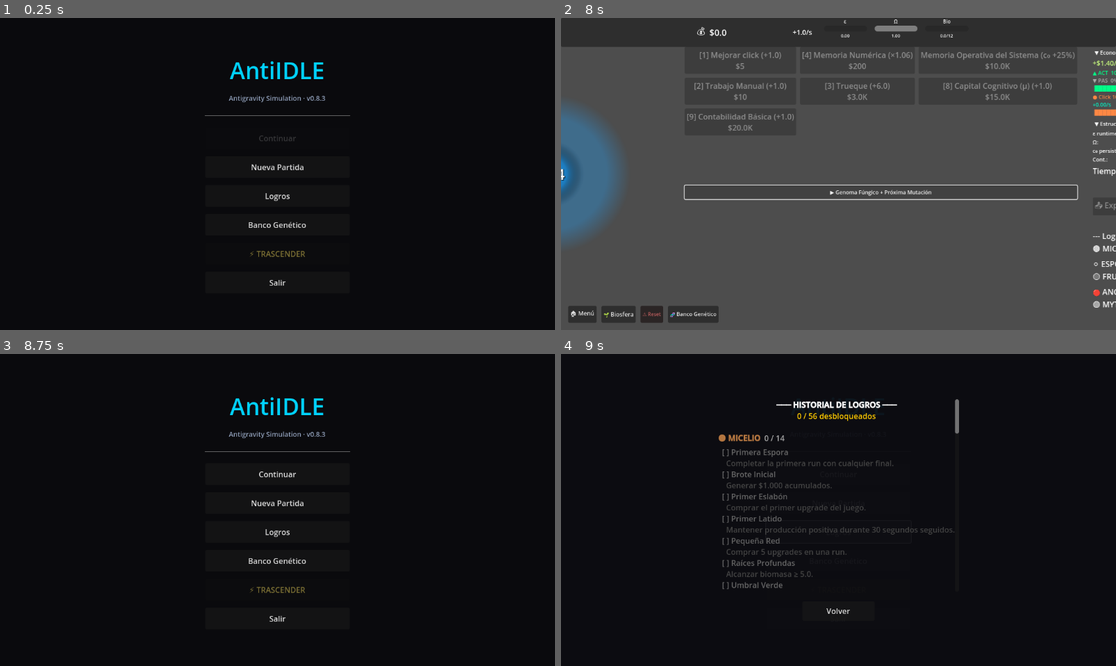
Above: before the commit, frames 1-4 (two rows, left to right).
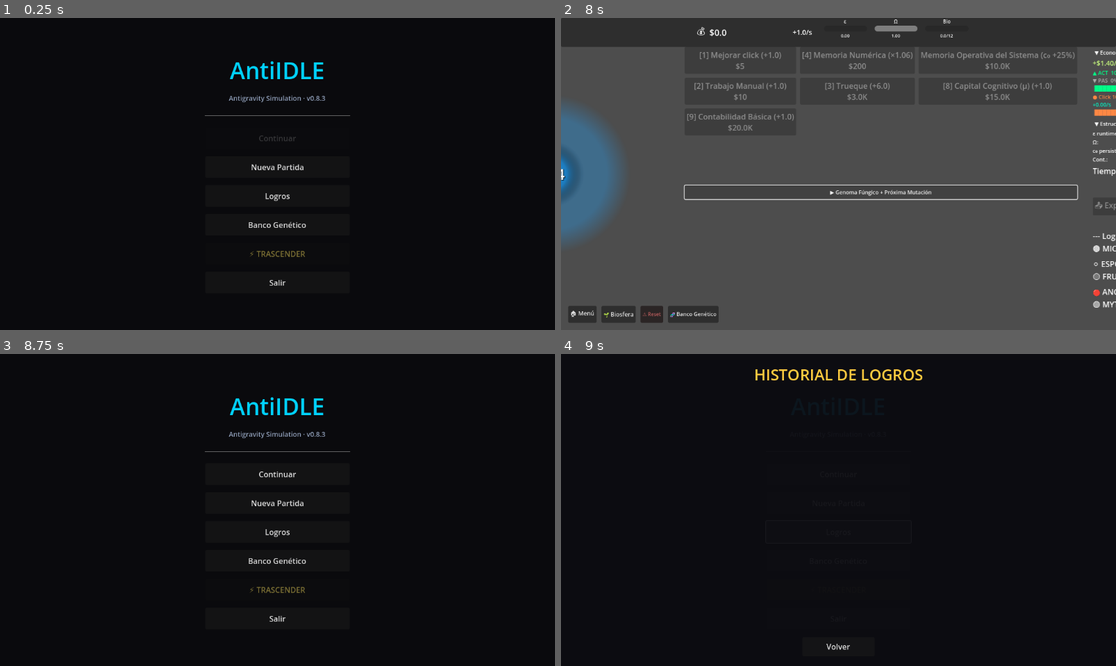
Above: after the commit, the same moments.

Repository: amurito/godot-idle-game
Game: Godot game, scene res://MainMenu.tscn
Same seed, same stepped clock (60 frames per second), same inputs: the game is played once before the commit and once after it.
Inputs:
- Up to frame 1 (0.25 s): no input
- Up to frame 2 (8 s): click "Nueva Partida" at 0.5 s; click "▶ Genoma Fúngico + Próxima Mu…" at 1.25 s; click "▼ Genoma Fúngico + Próxima Mu…" at 2 s; click "🏠 Menú" at 2.75 s; click "Continuar" at 3.5 s; click "🌱 Biosfera" at 4.25 s; click "🧬 Banco Genético" at 5 s; click "Cerrar banco" at 5.75 s; click "▶ Genoma Fúngico + Próxima Mu…" at 6.5 s; click "▼ Genoma Fúngico + Próxima Mu…" at 7.25 s
- Up to frame 3 (8.75 s): click "🏠 Menú" at 8 s
- Up to frame 4 (9 s): click "Logros" at 8.75 s

Frames 1-3 are identical in both runs. In frame 4, 2.8% of the frame differs, in the area x 28-72%, y 4-95%.

Commit message:
feat: panel de logros full-screen + 9 logros nuevos (v0.9.11)
- AchievementsPanel rediseñado a pantalla completa con ScrollContainer (como Banco Genético)
- MYTHIC tier ahora visible en el panel (faltaba en tier_order)
- Eliminado vacio_absoluto (trigger custom sin evaluador → permanentemente bloqueado)
- 9 logros nuevos: bioma_despierto, ruta_allostasis, cinco_legados, ruta_homeorhesis,
  omega_inviolable, ruta_ascesis, ruta_reencarnacion, metabolismo_oscuro_pico, legado_absoluto
- on_run_closed incluye reencarnacion_active en payload
- push_snapshot incluye hifas para threshold de bioma_despierto
- Hooks explícitos para polimorfia_total y domador_del_caos en on_run_closed
- _check_meta_achievements evalúa cinco_legados y legado_absoluto

Co-Authored-By: Claude Haiku 4.5 <noreply@anthropic.com>

Diff:
--- a/AchievementManager.gd
+++ b/AchievementManager.gd
@@ -242,6 +242,12 @@
 		"trigger": "sustained_between", "metric": "biomasa",
 		"min": 4.0, "max": 6.0, "duration": 90.0,
 	},
+	"bioma_despierto": {
+		"name": "Bioma Despierto",
+		"desc": "Las hifas emergen — alcanzar Hifas ≥ 0.5 por primera vez.",
+		"tier": Tier.ESPORA, "secret": false, "toast": "full",
+		"trigger": "threshold", "metric": "hifas", "target": 0.5,
+	},
 
 	# ═══════════════ FRUTO (14) ═══════════════
 
@@ -342,6 +348,19 @@
 		"trigger": "custom", "evaluator": "latido_cosmico",
 		"duration": 90.0,
 	},
+	"ruta_allostasis": {
+		"name": "Alostasis Estructural",
+		"desc": "Cerrar una run por la ruta de Allostasis.",
+		"tier": Tier.FRUTO, "secret": false, "toast": "full",
+		"trigger": "event", "event_name": "run_closed",
+		"conditions": [{"key": "route", "op": "==", "value": "ALLOSTASIS"}],
+	},
+	"cinco_legados": {
+		"name": "Cinco Legados",
+		"desc": "Tener 5 o más mejoras del Banco Genético desbloqueadas.",
+		"tier": Tier.FRUTO, "secret": false, "toast": "full",
+		"trigger": "custom", "evaluator": "cinco_legados",
+	},
 
 	# ═══════════════ ANCESTRAL (8, todos secretos) ═══════════════
 
@@ -381,11 +400,31 @@
 		"tier": Tier.MYTHIC, "secret": true, "toast": "legendary",
 		"trigger": "custom", "evaluator": "domador_del_caos",
 	},
-	"vacio_absoluto": {
-		"name": "Vacío Absoluto",
-		"desc": "Mantener la renuncia durante 5 minutos perfectos en VACÍO HAMBRIENTO.",
+	"ruta_ascesis": {
+		"name": "Ascesis Profunda",
+		"desc": "Cerrar VACÍO HAMBRIENTO por renuncia absoluta (ASCESIS PROFUNDA).",
 		"tier": Tier.MYTHIC, "secret": true, "toast": "legendary",
-		"trigger": "custom",
+		"trigger": "event", "event_name": "run_closed",
+		"conditions": [{"key": "route", "op": "==", "value": "ASCESIS_PROFUNDA"}],
+	},
+	"ruta_reencarnacion": {
+		"name": "Reencarnación Consumada",
+		"desc": "Cerrar una run con la mutación Reencarnación Heredada activa.",
+		"tier": Tier.MYTHIC, "secret": true, "toast": "legendary",
+		"trigger": "event", "event_name": "run_closed",
+		"conditions": [{"key": "reencarnacion_active", "op": "==", "value": true}],
+	},
+	"metabolismo_oscuro_pico": {
+		"name": "Pico Metabólico Oscuro",
+		"desc": "Alcanzar Δ$ ≥ 500.000/s con Metabolismo Oscuro activo durante 30 segundos.",
+		"tier": Tier.MYTHIC, "secret": true, "toast": "legendary",
+		"trigger": "custom", "evaluator": "metabolismo_oscuro_pico", "duration": 30.0,
+	},
+	"legado_absoluto": {
+		"name": "Legado Absoluto",
+		"desc": "Desbloquear todas las mejoras del Banco Genético.",
+		"tier": Tier.MYTHIC, "secret": true, "toast": "legendary",
+		"trigger": "custom", "evaluator": "legado_absoluto",
 	},
 	"tres_vidas_camino": {
 		"name": "Tres Vidas, Un Camino",
@@ -405,6 +444,19 @@
 		"desc": "Biomasa > 10, κμ > 1.6 y ε < 0.15 simultáneamente.",
 		"tier": Tier.ANCESTRAL, "secret": true, "toast": "legendary",
 		"trigger": "custom", "evaluator": "organismo_total",
+	},
+	"ruta_homeorhesis": {
+		"name": "Homeorhesis",
+		"desc": "Cerrar una run por la ruta de Homeorhesis — evolución irreversible.",
+		"tier": Tier.ANCESTRAL, "secret": true, "toast": "legendary",
+		"trigger": "event", "event_name": "run_closed",
+		"conditions": [{"key": "route", "op": "==", "value": "HOMEORHESIS"}],
+	},
+	"omega_inviolable": {
+		"name": "Omega Inviolable",
+		"desc": "Sostener Ω ≥ ω_min ≥ 0.55 durante 120 segundos sin caer.",
+		"tier": Tier.ANCESTRAL, "secret": true, "toast": "legendary",
+		"trigger": "custom", "evaluator": "omega_inviolable", "duration": 120.0,
 	},
 	"sin_dioses_ni_clicks": {
 		"name": "Sin Dioses ni Clicks",
@@ -432,7 +484,7 @@
 	},
 	"ultima_espora": {
 		"name": "Última Espora",
-		"desc": "Desbloquear los 50 logros.",
+		"desc": "Desbloquear todos los logros del juego.",
 		"tier": Tier.ANCESTRAL, "secret": true, "toast": "legendary",
 		"trigger": "custom", "evaluator": "ultima_espora",
 	},
@@ -464,7 +516,8 @@
 
 # IDs de logros con timers custom (duration en DEFS)
 const CUSTOM_TIMER_IDS := [
-	"hambre_elegante", "latido_cosmico", "entropia_cero"
+	"hambre_elegante", "latido_cosmico", "entropia_cero",
+	"omega_inviolable", "metabolismo_oscuro_pico",
 ]
 
 # ──────────────────────── INIT ────────────────────────
@@ -489,8 +542,12 @@
 		"ultima_espora":      _eval_ultima_espora,
 		"saturacion_total":   _eval_saturacion_total,
 		"fractura_epistemica": _eval_fractura_epistemica,
-		"polimorfia_total": _eval_polimorfia_total,
-		"domador_del_caos": _eval_domador_del_caos,
+		"polimorfia_total":       _eval_polimorfia_total,
+		"domador_del_caos":       _eval_domador_del_caos,
+		"cinco_legados":          _eval_cinco_legados,
+		"omega_inviolable":       _eval_omega_inviolable_cond,
+		"metabolismo_oscuro_pico":_eval_met_oscuro_pico_cond,
+		"legado_absoluto":        _eval_legado_absoluto,
 	}
 	_init_timers()
 
@@ -791,9 +848,33 @@
 func _eval_domador_del_caos(_s: Dictionary) -> bool:
 	return RunManager.final_route == "DOMADOR DEL CAOS"
 
+func _eval_cinco_legados(_s: Dictionary) -> bool:
+	var count := 0
+	for id in LegacyManager.LEGACY_DEFS:
+		if LegacyManager.get_buff_level(id) > 0:
+			count += 1
+	return count >= 5
+
+func _eval_omega_inviolable_cond(_s: Dictionary) -> bool:
+	return StructuralModel.omega_min >= 0.55 \
+		and StructuralModel.omega >= StructuralModel.omega_min
+
+func _eval_met_oscuro_pico_cond(s: Dictionary) -> bool:
+	return EvoManager.mutation_met_oscuro and s.get("delta_total", 0.0) >= 500000.0
+
+func _eval_legado_absoluto(_s: Dictionary) -> bool:
+	for id in LegacyManager.LEGACY_DEFS:
+		if LegacyManager.get_buff_level(id) == 0:
+			return false
+	return true
+
 # ──────────────────────── META-ACHIEVEMENTS ────────────────────────
 
 func _check_meta_achievements() -> void:
+	if not is_unlocked("cinco_legados") and _eval_cinco_legados({}):
+		unlock("cinco_legados")
+	if not is_unlocked("legado_absoluto") and _eval_legado_absoluto({}):
+		unlock("legado_absoluto")
 	if not is_unlocked("reino_subterraneo") and _eval_reino_subterraneo({}):
 		unlock("reino_subterraneo")
 	if not is_unlocked("ultima_espora") and _eval_ultima_espora({}):
@@ -817,6 +898,7 @@
 		"mutations_active_count": active_count,
 		"seta_formed":            _seta_formed_this_run,
 		"bought_accounting":      _bought_accounting_this_run,
+		"reencarnacion_active":   RunManager.reencarnacion_active,
 	}
 	push_event("run_closed", payload)
 	# Logros especiales que dependen de estado interno cruzado
@@ -830,6 +912,10 @@
 		unlock("saturacion_total")
 	if route == "COLAPSO DEPREDATORIO":
 		unlock("fractura_epistemica")
+	if route in ["POLIMORFÍA TOTAL", "POLIMORFIA TOTAL"] and _eval_polimorfia_total({}):
+		unlock("polimorfia_total")
+	if route == "DOMADOR DEL CAOS" and _eval_domador_del_caos({}):
+		unlock("domador_del_caos")
 
 func on_upgrade_bought(id: String) -> void:
 	_upgrades_this_run += 1
--- a/MainMenu.gd
+++ b/MainMenu.gd
@@ -5,7 +5,7 @@
 @onready var btn_achievements = $CenterContainer/VBoxContainer/BtnAchievements
 @onready var btn_legacy = $CenterContainer/VBoxContainer/BtnLegacy
 @onready var achievements_panel = $AchievementsPanel
-@onready var achievements_label = $AchievementsPanel/VBoxContainer/RichTextLabel
+@onready var achievements_label = $AchievementsPanel/VBoxContainer/ScrollContainer/RichTextLabel
 
 @onready var legacy_panel = $GeneticBankPanel
 @onready var pl_counter = $GeneticBankPanel/VBoxContainer/PLCounter
@@ -411,12 +411,14 @@
 		AchievementManager.Tier.ESPORA,
 		AchievementManager.Tier.FRUTO,
 		AchievementManager.Tier.ANCESTRAL,
+		AchievementManager.Tier.MYTHIC,
 	]
 	var tier_colors := {
 		AchievementManager.Tier.MICELIO:   "#b77841",
 		AchievementManager.Tier.ESPORA:    "#e0e0e5",
 		AchievementManager.Tier.FRUTO:     "#ffcc40",
 		AchievementManager.Tier.ANCESTRAL: "#d93a4d",
+		AchievementManager.Tier.MYTHIC:    "#8c1ad9",
 	}
 
 	for tier in tier_order:
--- a/MainMenu.tscn
+++ b/MainMenu.tscn
@@ -87,20 +87,32 @@
 color = Color(0.05, 0.05, 0.07, 0.95)
 
 [node name="VBoxContainer" type="VBoxContainer" parent="AchievementsPanel"]
-custom_minimum_size = Vector2(500, 0)
 layout_mode = 1
-anchors_preset = 13
-anchor_left = 0.5
-anchor_right = 0.5
+anchors_preset = 15
+anchor_right = 1.0
 anchor_bottom = 1.0
+offset_left = 20.0
+offset_top = 20.0
+offset_right = -20.0
+offset_bottom = -20.0
 grow_horizontal = 2
 grow_vertical = 2
-theme_override_constants/separation = 20
-alignment = 1
+theme_override_constants/separation = 15
 
-[node name="RichTextLabel" type="RichTextLabel" parent="AchievementsPanel/VBoxContainer"]
-custom_minimum_size = Vector2(0, 400)
+[node name="Title" type="Label" parent="AchievementsPanel/VBoxContainer"]
 layout_mode = 2
+theme_override_colors/font_color = Color(1.0, 0.8, 0.25, 1)
+theme_override_font_sizes/font_size = 32
+text = "HISTORIAL DE LOGROS"
+horizontal_alignment = 1
+
+[node name="ScrollContainer" type="ScrollContainer" parent="AchievementsPanel/VBoxContainer"]
+layout_mode = 2
+size_flags_vertical = 3
+
+[node name="RichTextLabel" type="RichTextLabel" parent="AchievementsPanel/VBoxContainer/ScrollContainer"]
+layout_mode = 2
+size_flags_horizontal = 3
 bbcode_enabled = true
 text = "[center][b]--- LOGROS ---[/b][/center]"
 
--- a/RunManager.gd
+++ b/RunManager.gd
@@ -488,7 +488,6 @@
 	if biomasa_ok and sin_pasivo and epsilon_ok:
 		ascesis_timer += delta
 		if ascesis_timer >= ASCESIS_DURATION:
-			AchievementManager.unlock("vacio_absoluto")
 			close_run("ASCESIS_PROFUNDA", "La renuncia absoluta genera más estabilidad que cualquier acumulación")
 	# Si fallan las condiciones el timer se pausa (no se resetea)
 
--- a/main.gd
+++ b/main.gd
@@ -649,6 +649,7 @@
 		"resilience_score":RunManager.resilience_score,
 		"dominant_term":   get_dominant_term(),
 		"parasitism":      EvoManager.mutation_parasitism,
+		"hifas":           BiosphereEngine.hifas,
 	})
 	AchievementManager.check_tick(LOGIC_TICK)
 func show_system_toast(message: String) -> void:
